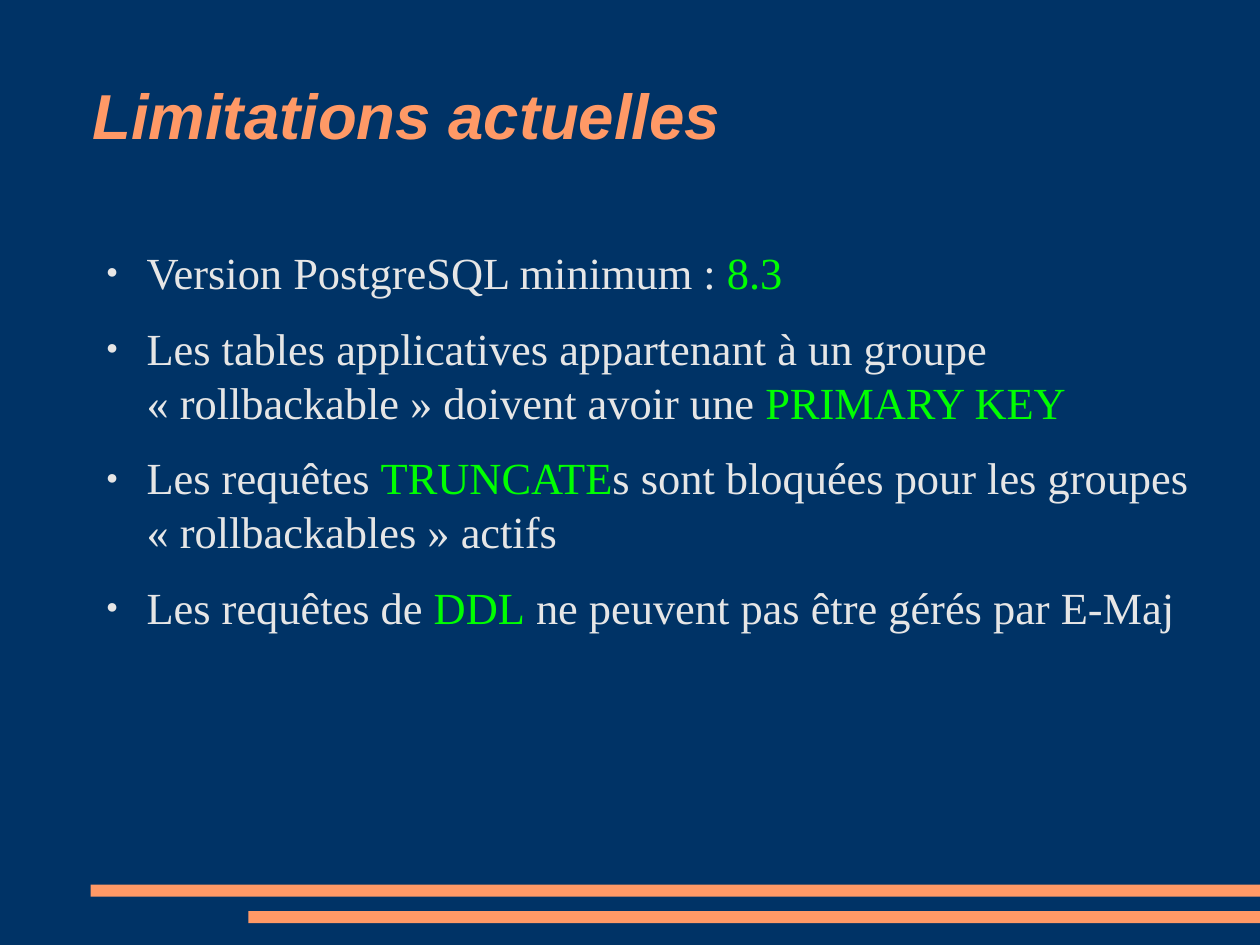
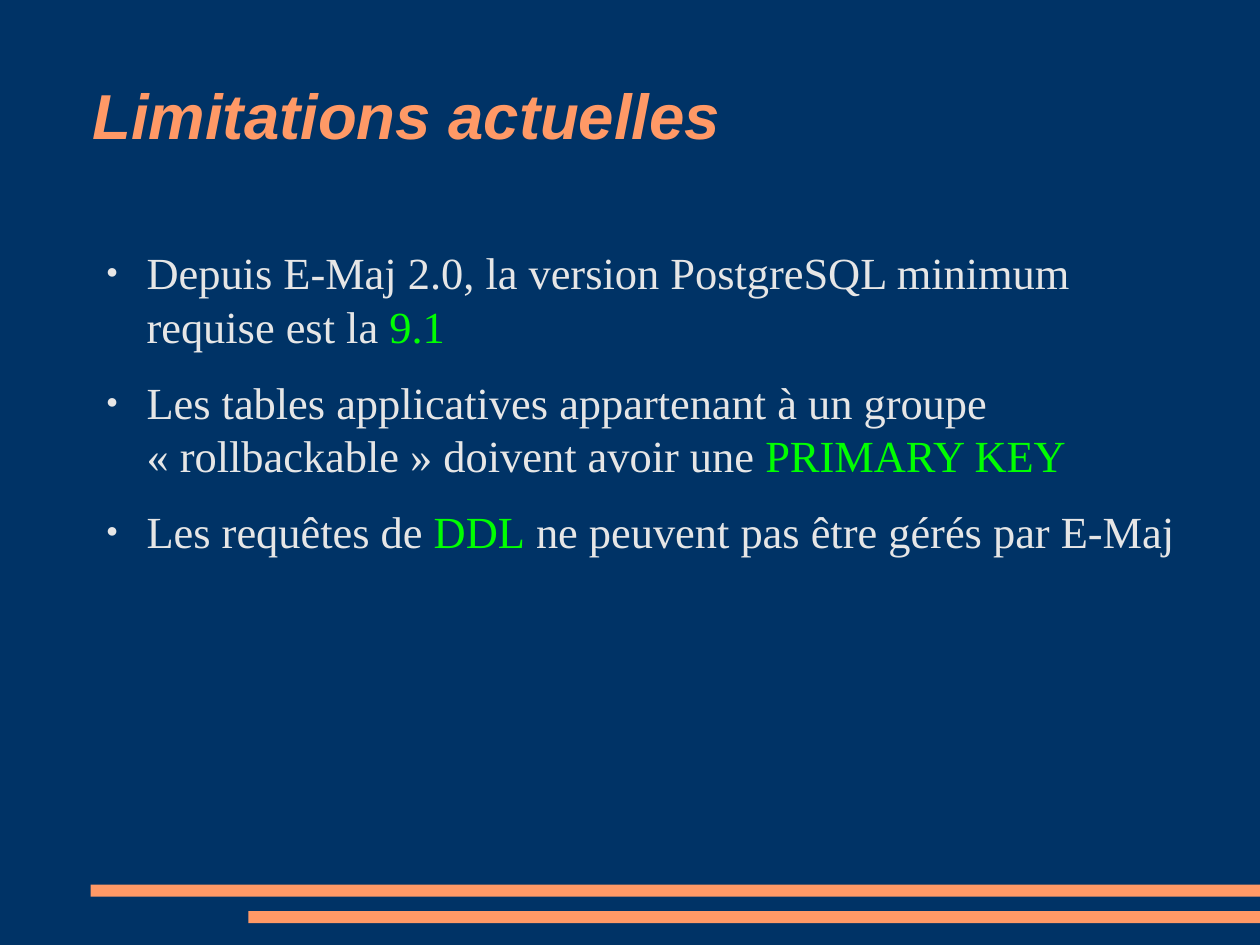
Before and after one commit to beaud76/emaj_doc, a slide deck: slide 38 of Emaj_pres_fr.odp (slide 35 before the commit). Drawn at 1260x945 pixels with LibreOffice and Linux fonts; fonts in the diff are those of the drawing. Boxes give left, top, right and bottom in pixels: in the first picture for what was removed or moved away, otherwise in the second. Text is boxed around its words. In the diff, an @@ line names an element or a change of style, - is before the commit and + after.

```diff
--- a/Emaj_pres_fr.odp
+++ b/Emaj_pres_fr.odp
@@ text at (x1=147, y1=258, x2=1070, y2=352): text changed @@
-● Version PostgreSQL minimum : 8.3
+● Depuis E-Maj 2.0, la version PostgreSQL minimum requise est la 9.1
@@ text at (x1=147, y1=463, x2=1189, y2=549): paragraph removed @@
-● Les requêtes TRUNCATEs sont bloquées pour les groupes « rollbackables » actifs
```
Also in this commit, not shown: 6 other slides changed, 3 slides added, 4 other files.
